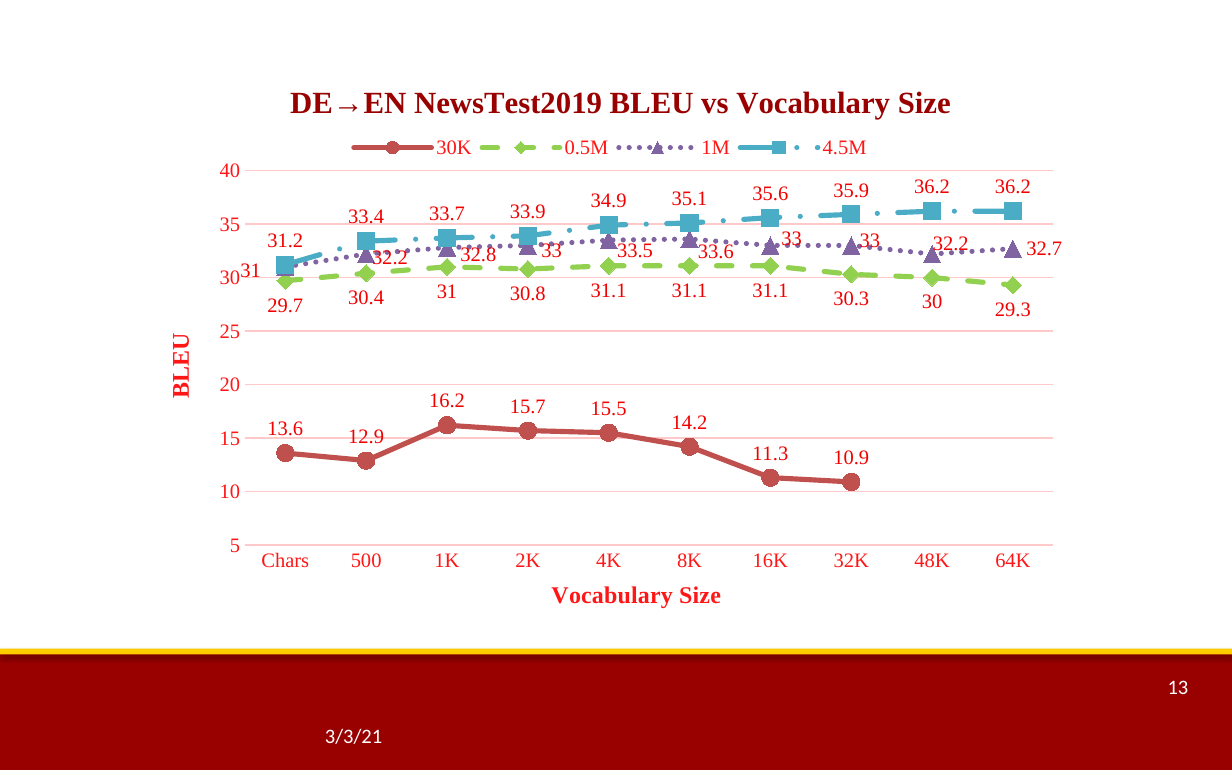
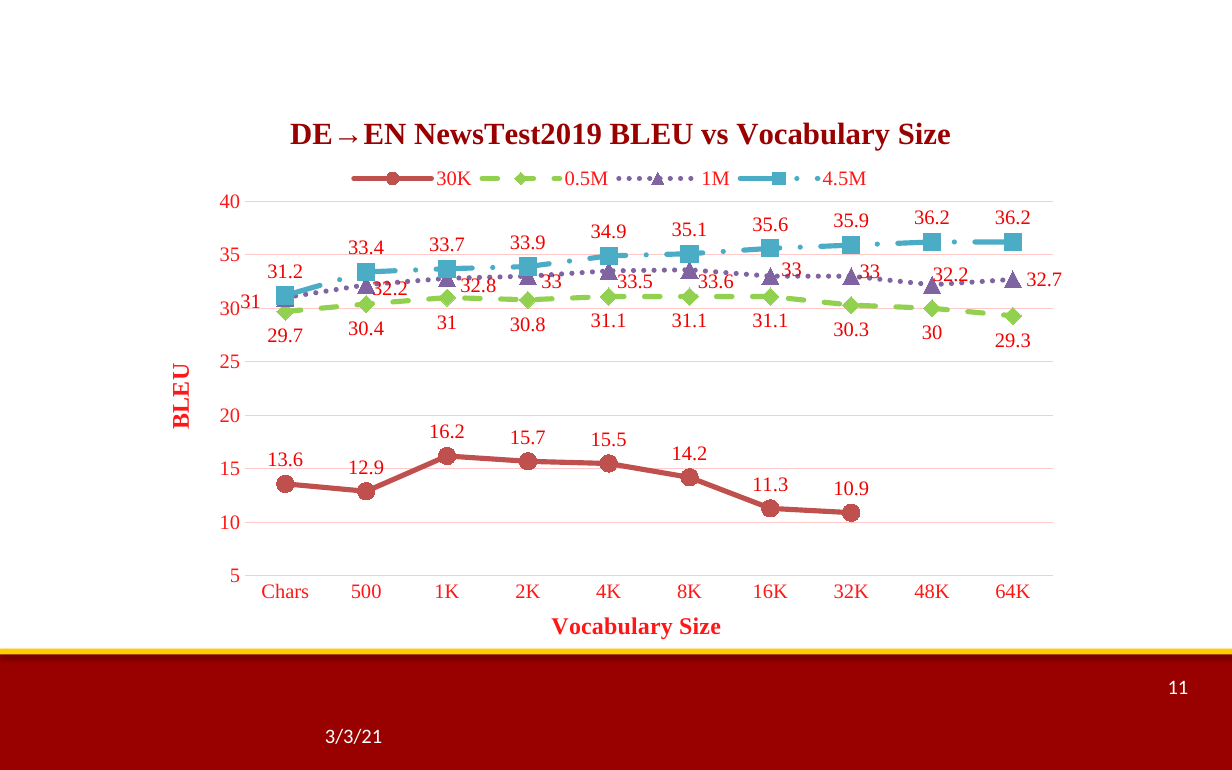
Before and after one commit to thammegowda/phd, a slide deck: slide 11 of quals-ppt/rev2-NMT-with-Imbalanced-Classes.pptx (slide 13 before the commit). Drawn at 1232x770 pixels with LibreOffice and Linux fonts; fonts in the diff are those of the drawing; background and template pictures are left out. Boxes give left, top, right and bottom in pixels: in the first picture for what was removed or moved away, otherwise in the second. Text is boxed around its words. In the diff, an @@ line names an element or a change of style, - is before the commit and + after.

```diff
--- a/quals-ppt/rev2-NMT-with-Imbalanced-Classes.pptx
+++ b/quals-ppt/rev2-NMT-with-Imbalanced-Classes.pptx
@@ line chart: place and size @@
-line chart at (154, 62, 1078, 616)
+line chart at (154, 92, 1078, 647)
@@ page number at (1168, 680, 1189, 694): text changed @@
-13
+11
```
Also in this commit, not shown: 21 other slides changed, 3 slides added, 2 slides removed, 3 other files.
